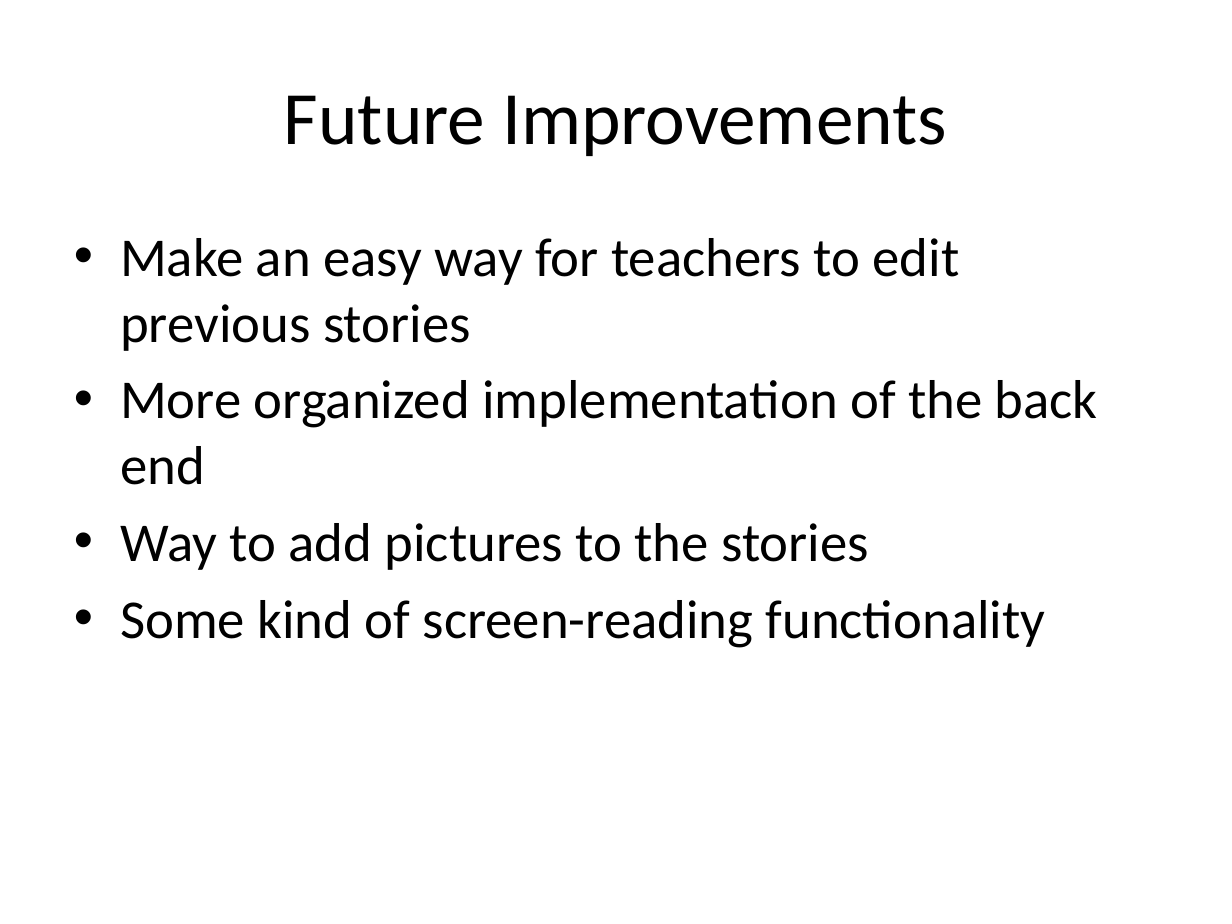
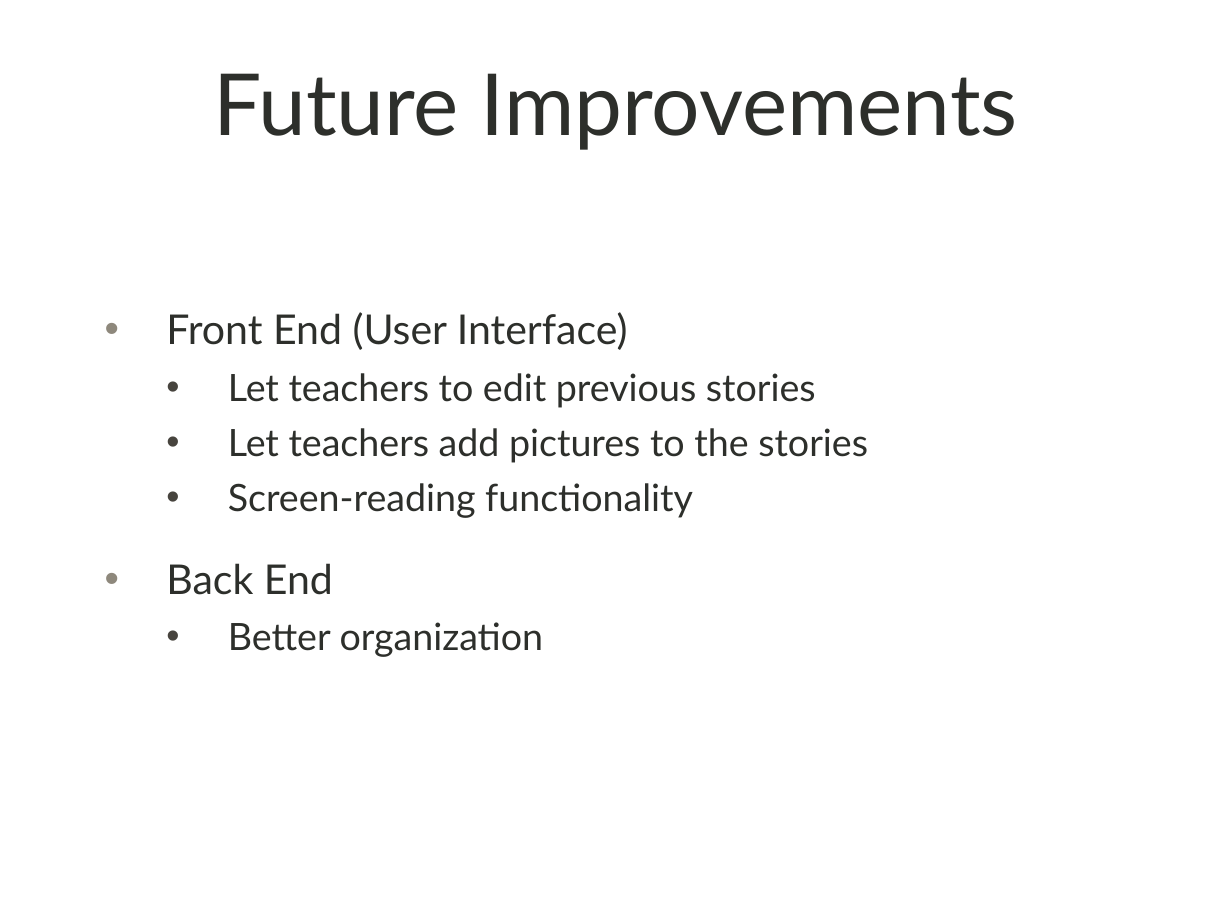
Before and after one commit to ProjPossibility/WebSummary, a slide deck: slide 6 of SS12WebStories.pptx (slide 5 before the commit). Drawn at 1232x924 pixels with LibreOffice and Linux fonts; fonts in the diff are those of the drawing; background and template pictures are left out. Boxes give left, top, right and bottom in pixels: in the first picture for what was removed or moved away, otherwise in the second. Text is boxed around its words. In the diff, an @@ line names an element or a change of style, - is before the commit and + after.

```diff
--- a/SS12WebStories.pptx
+++ b/SS12WebStories.pptx
@@ title "Future Improvements": place and size @@
-title "Future Improvements" at (284, 95, 947, 156)
+title "Future Improvements" at (213, 73, 1018, 150)
@@ title "Future Improvements" at (213, 73, 1018, 150): size 44 to 50 pt, font Calibri to Lato, text colour #000000 to #2D2F2B @@
@@ text at (166, 312, 868, 657): text changed; size 32 to 22 pt; font Calibri to Lato; text colour #000000 to #2D2F2B @@
-• Make an easy way for teachers to edit previous stories
-• More organized implementation of the back end
-• Way to add pictures to the stories
-• Some kind of screen-reading functionality
+• Front End (User Interface)
+  • Let teachers to edit previous stories
+  • Let teachers add pictures to the stories
+  • Screen-reading functionality
+• Back End
+  • Better organization
```
Also in this commit, not shown: 5 other slides changed, 1 slide added.
